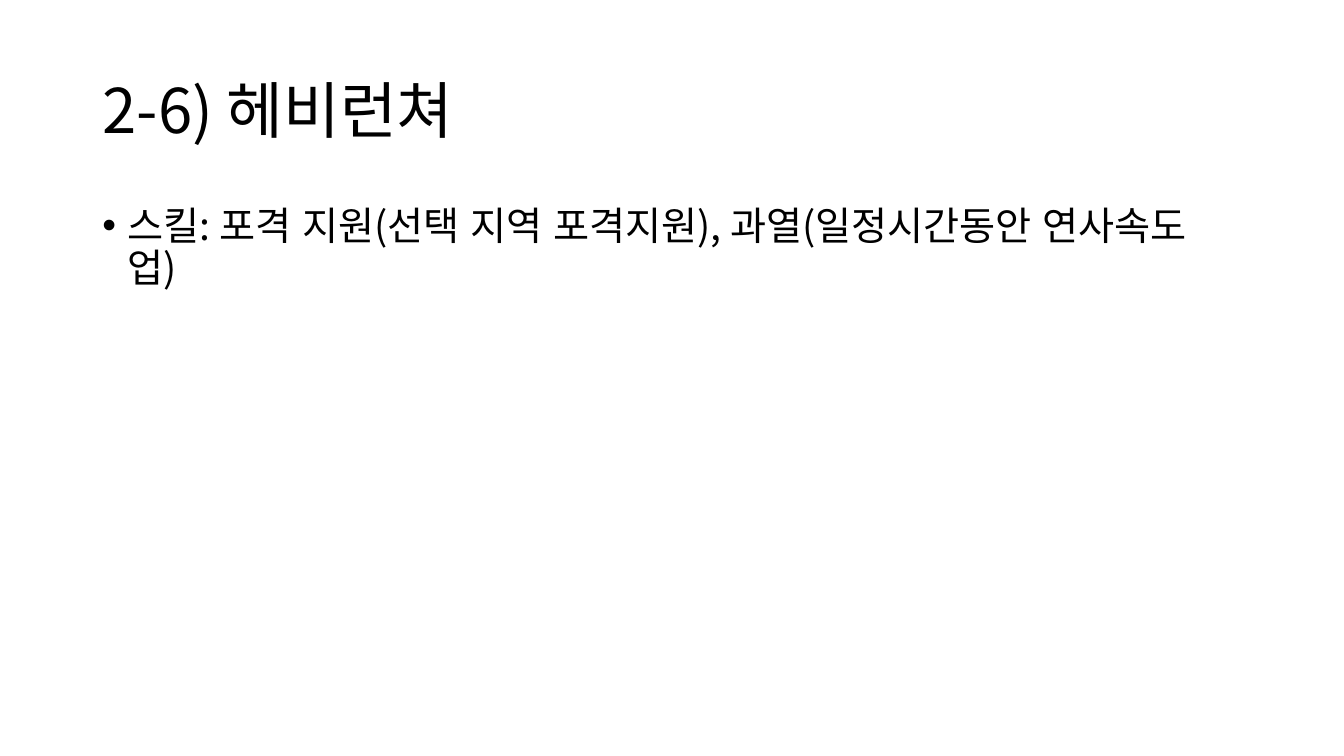
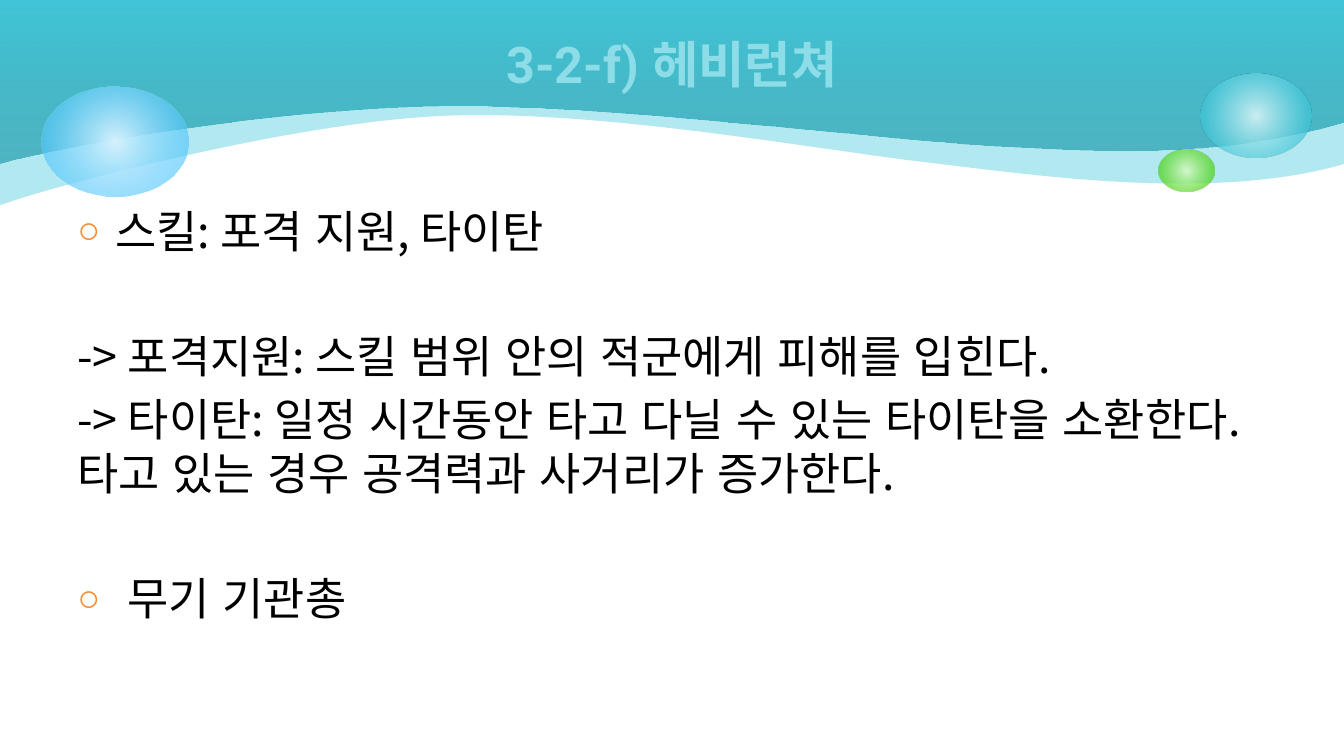
Before and after one commit to csm2652/SEED, a slide deck: slide 15 of 시작기획/슈팅 디팬스.pptx (slide 10 before the commit). Drawn at 1344x756 pixels with LibreOffice and Linux fonts; fonts in the diff are those of the drawing. Boxes give left, top, right and bottom in pixels: in the first picture for what was removed or moved away, otherwise in the second. Text is boxed around its words. In the diff, an @@ line names an element or a change of style, - is before the commit and + after.

```diff
--- a/시작기획/슈팅 디팬스.pptx
+++ b/시작기획/슈팅 디팬스.pptx
@@ freeform shape added at <box>0,0,1344,206</box>, fill #40C6D8 at 40% opacity @@
@@ freeform shape added at <box>0,0,1344,163</box>, fill gradient #249EAE to #40C6D8 @@
@@ title at <box>506,41,837,94</box>: text changed; size 44 to 36 pt; font Noto Sans CJK KR to Roboto; text colour #000000 to gradient #D9F4F7 to #8CDDE8; bold on @@
-2-6) 헤비런쳐
+3-2-f) 헤비런쳐
@@ ellipse added at <box>41,87,188,197</box>, fill gradient #D6F2FE to #33BDFB @@
@@ ellipse added at <box>1201,74,1313,157</box>, fill gradient #D9F4F7 to #40C6D8 @@
@@ ellipse added at <box>1158,149,1215,192</box>, fill gradient #DAFACD to #4CD416 @@
@@ text at <box>77,211,1241,619</box>: text changed; size 28 to 32 pt @@
-• 스킬: 포격 지원(선택 지역 포격지원), 과열(일정시간동안 연사속도 업)
+○ 스킬: 포격 지원, 타이탄
+-> 포격지원: 스킬 범위 안의 적군에게 피해를 입힌다.
+-> 타이탄: 일정 시간동안 타고 다닐 수 있는 타이탄을 소환한다. 타고 있는 경우 공격력과 사거리가 증가한다.
+○ 무기 기관총
```
Also in this commit, not shown: 12 other slides changed, 10 slides added, 5 slides removed.
